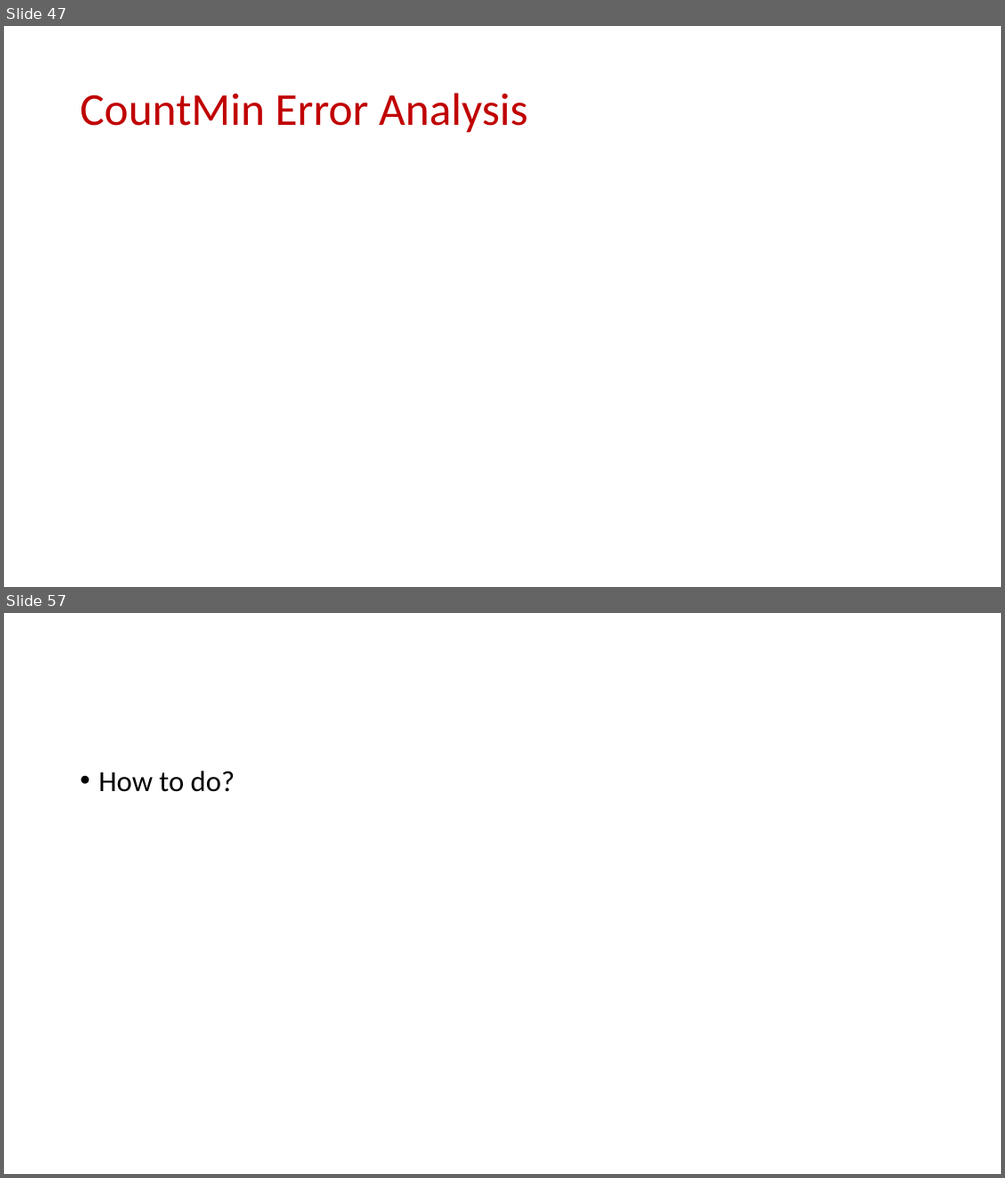
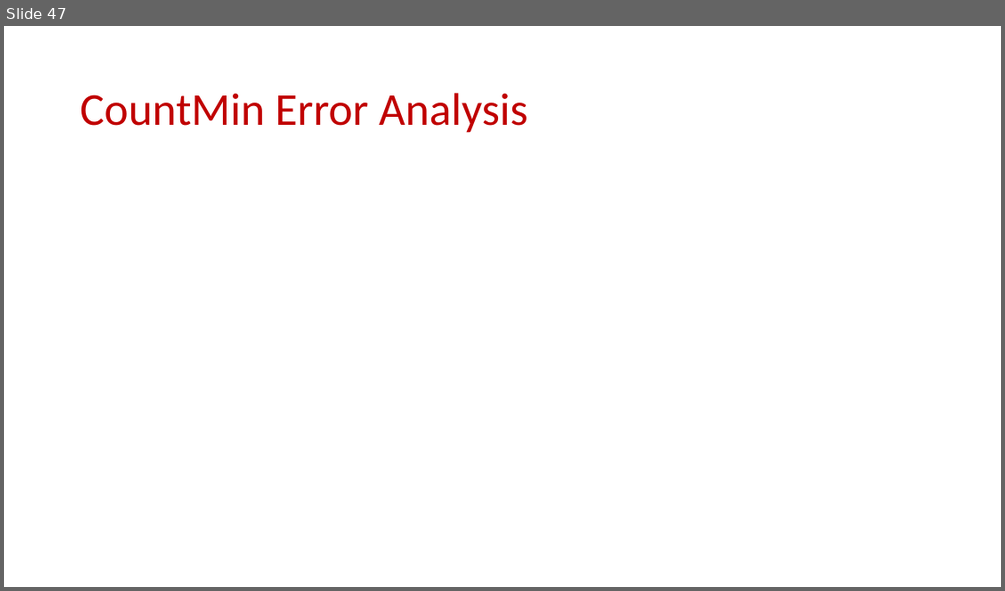
Before and after one commit to samsonzhou/samsonzhou.github.io, a slide deck: CSCE658-S24/L8.pptx. Shown one above the other, each under a label of ours: slides 47 and 57 before the commit, slide 47 after it; the slides between them are not shown. The pictures are 1005x1178 and 1005x591 pixels, drawn with LibreOffice and Linux fonts; fonts in the diff are those of the drawing; grey boxes stand for pictures. Boxes give left, top, right and bottom in pixels: in the first picture for what was removed or moved away, otherwise in the second. Text is boxed around its words. In the diff, an @@ line names an element or a change of style, - is before the commit and + after.

```diff
--- a/CSCE658-S24/L8.pptx
+++ b/CSCE658-S24/L8.pptx
@@ slide 57 removed at (4,613,1001,1174), background #FFFFFF @@
@@ text removed at (98,771,235,792) @@
-• How to do?
```
Also in this commit, not shown: 23 other slides removed, 3 other files.
